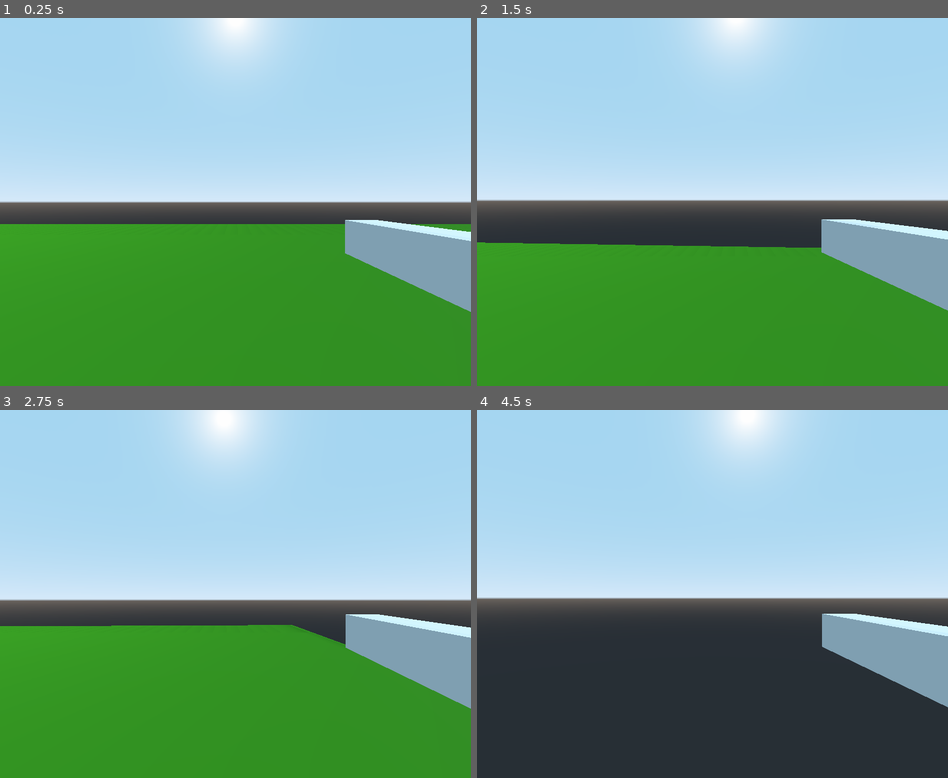
Above: before the commit, frames 1-4 (two rows, left to right).
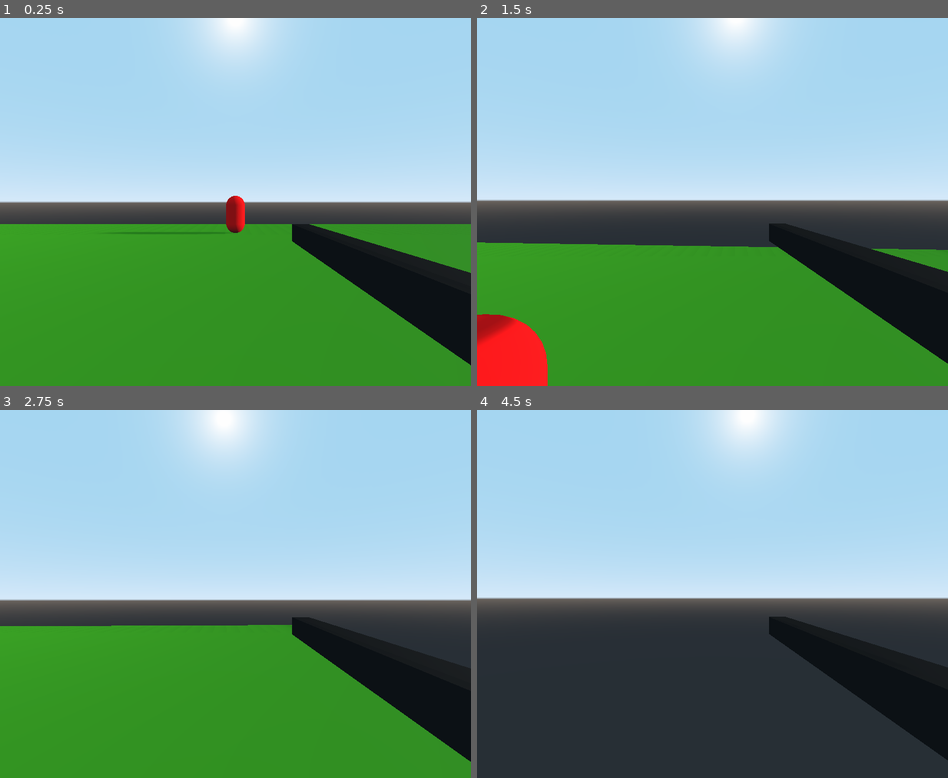
Above: after the commit, the same moments.

Repository: Fugnu-Games/Tresend
Game: Godot game, scene res://Main.tscn
The game is run twice, just before and just after one commit, with the same random seed, the same clock (stepped at 60 frames per second) and the same inputs.
Inputs (mouse positions are in pixels of both pictures, inside the frame that each line leads up to):
- Up to frame 1 (0.25 s): no input
- Up to frame 2 (1.5 s): tap Enter at 0.5 s; move the mouse to (736, 202) at 0.52 s; hold D (move_right) 0.53-1.28 s; hold W (move_foreward) 0.53-1.28 s; tap Space (jump) at 0.77 s; move the mouse to (688, 202) at 1.27 s; hold S (move_back) from 1.28 s (still down); tap W (move_foreward) at 1.35 s
- Up to frame 3 (2.75 s): tap Space (jump) at 1.52 s; move the mouse to (244, 586) at 2.02 s; release S (move_back) at 2.03 s; hold D (move_right) from 2.03 s (still down); hold W (move_foreward) from 2.03 s (still down)
- Up to frame 4 (4.5 s): move the mouse to (707, 601) at 2.77 s; release W (move_foreward) at 2.78 s; tap W (move_foreward) at 2.85, 4.35 s; tap Space (jump) at 3.02, 3.77 s; move the mouse to (745, 597) at 3.52 s; release D (move_right) at 3.53 s; hold W (move_foreward) 3.53-4.28 s; hold A (move_left) from 3.53 s (still down); move the mouse to (674, 590) at 4.27 s

The runs differ from the first frame. In frame 1, 8.5% of the frame differs, in the area x 23-100%, y 48-95%; in frame 2, 11%, in the area x 0-100%, y 54-100%; in frame 3, 8.1%; in frame 4, 8.1%.

Commit message:
Added new enemy Normie, Made a halth and damage system

Diff:
--- a/Main.tscn
+++ b/Main.tscn
@@ -1,6 +1,7 @@
-[gd_scene load_steps=5 format=2]
+[gd_scene load_steps=6 format=2]
 
 [ext_resource path="res://Player.tscn" type="PackedScene" id=1]
+[ext_resource path="res://Normie.tscn" type="PackedScene" id=2]
 
 [sub_resource type="SpatialMaterial" id=3]
 albedo_color = Color( 0.211765, 0.572549, 0.0588235, 1 )
@@ -30,3 +31,6 @@
 shadow_enabled = true
 
 [node name="Player" parent="." instance=ExtResource( 1 )]
+
+[node name="Normie" parent="." instance=ExtResource( 2 )]
+transform = Transform( 1, 0, 0, 0, -4.37114e-08, -1, 0, 1, -4.37114e-08, 0, 1.5, -25 )
--- /dev/null
+++ b/Normie.gd
@@ -0,0 +1,31 @@
+extends KinematicBody
+
+export var speed = 15
+export var health = 50
+
+onready var player = get_tree().get_root().get_node("Main").get_node("Player")
+onready var current_weapon = player.get("current_weapon")
+onready var damage = player.get("damage")
+
+var player_position;
+var direction;
+
+func _physics_process(_delta):
+	player_position = player.translation
+
+	if player_position.distance_to(transform.origin) > 0.05:
+		direction = player_position - transform.origin
+		direction.y = 0
+		direction = direction.normalized() * speed
+	else:
+		direction = player_position - transform.origin
+
+	move_and_slide(direction)
+
+	if health <= 0:
+		queue_free()
+
+
+func _on_Area_body_entered(body:Node):
+	if body.name == current_weapon:
+		health -= damage
--- /dev/null
+++ b/Normie.tscn
@@ -0,0 +1,35 @@
+[gd_scene load_steps=5 format=2]
+
+[ext_resource path="res://Normie.gd" type="Script" id=1]
+
+[sub_resource type="CapsuleMesh" id=1]
+radius = 0.75
+mid_height = 1.5
+
+[sub_resource type="SpatialMaterial" id=2]
+albedo_color = Color( 1, 0, 0, 1 )
+
+[sub_resource type="CapsuleShape" id=4]
+radius = 0.75
+height = 1.5
+
+[node name="Normie" type="KinematicBody"]
+transform = Transform( 1, 0, 0, 0, -4.37114e-08, -1, 0, 1, -4.37114e-08, 0, 0, 0 )
+script = ExtResource( 1 )
+
+[node name="Area" type="Area" parent="."]
+collision_layer = 4
+collision_mask = 10
+
+[node name="MeshInstance" type="MeshInstance" parent="Area"]
+mesh = SubResource( 1 )
+skeleton = NodePath("../..")
+material/0 = SubResource( 2 )
+
+[node name="CollisionShape" type="CollisionShape" parent="Area"]
+shape = SubResource( 4 )
+
+[node name="CollisionShape" type="CollisionShape" parent="."]
+shape = SubResource( 4 )
+
+[connection signal="body_entered" from="Area" to="." method="_on_Area_body_entered"]
--- a/Player.gd
+++ b/Player.gd
@@ -4,11 +4,13 @@
 export var jump_strength := 20.0
 export var gravity = 50.0
 export var mouse_sensitivity = 0.1
+export var damage := 50
 
 var velocity = Vector3.ZERO
 var snap_vector = Vector3.DOWN
 var acceleration = 5
 
+onready var current_weapon = "SamuraiSword"
 onready var pivot = $CameraPivot
 onready var weapon_pivot = $WeaponPivot
 
@@ -29,7 +31,6 @@
 
 func _physics_process(delta):
 	var move_direction := Vector3.ZERO
-	print(transform.basis.z, Input.get_action_strength("move_right") - Input.get_action_strength("move_left"))
 	if Input.is_action_pressed("move_back"):
 		move_direction += transform.basis.z
 	elif Input.is_action_pressed("move_foreward"):
--- a/Player.tscn
+++ b/Player.tscn
@@ -14,8 +14,15 @@
 radius = 0.75
 height = 1.5
 
-[sub_resource type="CubeMesh" id=3]
-size = Vector3( 0.2, 0.2, 1 )
+[sub_resource type="BoxShape" id=5]
+extents = Vector3( 0.1, 0.1, 1.5 )
+
+[sub_resource type="SpatialMaterial" id=6]
+albedo_color = Color( 0, 0, 0, 1 )
+
+[sub_resource type="CubeMesh" id=7]
+material = SubResource( 6 )
+size = Vector3( 0.2, 0.2, 3 )
 
 [node name="Player" type="KinematicBody"]
 transform = Transform( 1, 0, 0, 0, 1, 0, 0, 0, 1, 0, 1.5, 0 )
@@ -34,9 +41,17 @@
 [node name="WeaponPivot" type="Spatial" parent="."]
 transform = Transform( 1, 0, 0, 0, 1, 0, 0, 0, 1, 0.763652, 0.639786, -0.595993 )
 
-[node name="arm" type="MeshInstance" parent="WeaponPivot"]
-transform = Transform( 1, 0, 0, 0, 1, 0, 0, 0, 1, 0, 0.15, -0.5 )
-mesh = SubResource( 3 )
+[node name="SamuraiSword" type="StaticBody" parent="WeaponPivot"]
+transform = Transform( 1, 0, 0, 0, 1, 0, 0, 0, 1, 0, 0, -1 )
+collision_layer = 8
+collision_mask = 0
+
+[node name="CollisionShape" type="CollisionShape" parent="WeaponPivot/SamuraiSword"]
+shape = SubResource( 5 )
+
+[node name="MeshInstance" type="MeshInstance" parent="WeaponPivot/SamuraiSword"]
+mesh = SubResource( 7 )
+skeleton = NodePath("../..")
 
 [node name="CameraPivot" type="Spatial" parent="."]
 transform = Transform( 1, 0, 0, 0, 1, 0, 0, 0, 1, 0, 1, 0 )
--- a/project.godot
+++ b/project.godot
@@ -61,6 +61,13 @@
  ]
 }
 
+[layer_names]
+
+3d_physics/layer_1="Environment"
+3d_physics/layer_2="Player"
+3d_physics/layer_3="Enemies"
+3d_physics/layer_4="Weapon"
+
 [physics]
 
 common/enable_pause_aware_picking=true
Not shown: 1 places in Player.tscn that only renumber resources
